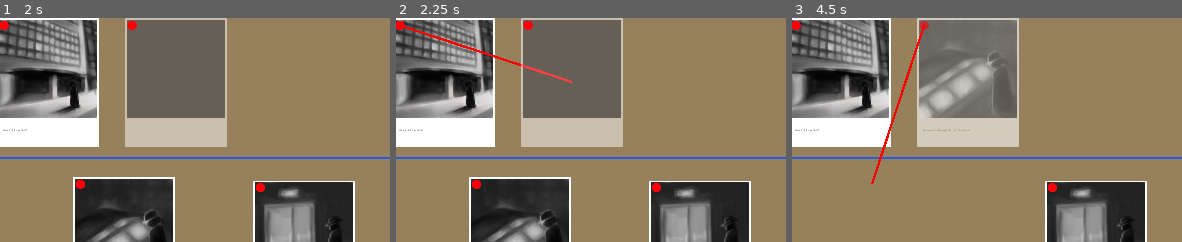
Above: before the commit, frames 1-3 (left to right).
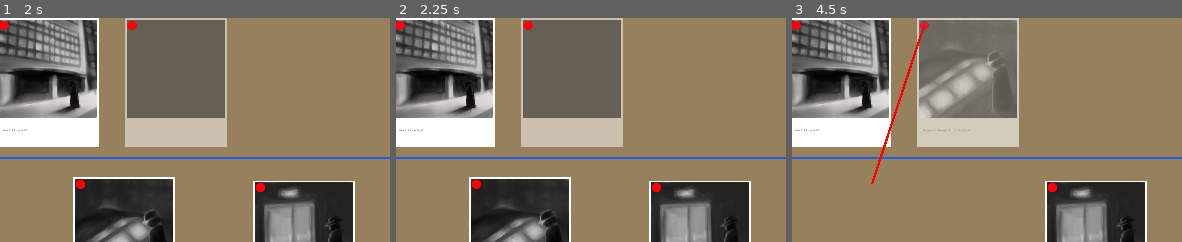
Above: after the commit, the same moments.

Repository: IanWark/VGADGameJamWinter2019
Game: Godot game, scene res://scenes/game_screen.tscn
Same seed, same stepped clock (60 frames per second), same inputs: the game is played once before the commit and once after it.
Inputs (mouse positions are % of the whole screen's width and height, from its top left):
- Up to frame 1 (2 s): tap Enter at 0.5 s; move the mouse to (11, 18) at 0.52 s; press the mouse at (11, 18) at 0.53 s; tap Space at 1.25 s; move the mouse to (5, 5) at 1.27 s; release the mouse at (5, 5) at 1.28 s; click (5, 5) at 1.35 s
- Up to frame 2 (2.25 s): tap Enter at 2 s; move the mouse to (27, 18) at 2.02 s; press the mouse at (27, 18) at 2.03 s; right-click (27, 18) at 2.1 s
- Up to frame 3 (4.5 s): tap Space at 2.75, 4.25 s; move the mouse to (22, 5) at 2.77 s; release the mouse at (22, 5) at 2.78 s; click (22, 5) at 2.85 s; tap Enter at 3.5 s; move the mouse to (21, 53) at 3.52 s; press the mouse at (21, 53) at 3.53 s; move the mouse to (15, 40) at 4.27 s; release the mouse at (15, 40) at 4.28 s; right-click (15, 40) at 4.35 s
The pictures show only the part of the screen within x 5-55%, y 3-53%; the shares and areas given below are measured in that part.

Frame 1 is identical in both runs. In frame 2, 0.5% of the frame differs, in the area x 2-46%, y 3-30%; in frame 3, nothing differs.

Commit message:
Prevent accidental rapid-fire clicking

Diff:
--- a/scenes/pin.gd
+++ b/scenes/pin.gd
@@ -3,6 +3,7 @@
 onready var s = get_tree().get_root().get_node("Main/strings")
 
 var highlighted = false
+var just_clicked = false
 
 func _ready():
 	# Called when the node is added to the scene for the first time.
@@ -11,33 +12,39 @@
 
 func _process(delta):
 	if (self.highlighted && Input.is_action_pressed("left_click")): #When clicking
-		print("clicked me! My parent is ", get_parent(), "and I am at position ", self.global_position)
-		s.creating_string = true
+		if(!just_clicked):
+			just_clicked = true
+			print(just_clicked)
+			print("clicked me! My parent is ", get_parent(), "and I am at position ", self.global_position)
+			s.creating_string = true
 
-		# If the first pin has been clicked, this is the second click. Finish adding the string
-		if (s.parent1 != null):
-			s.pin2 = self
-			s.parent2 = get_parent()
-			s.creating_string = false
+			# If the first pin has been clicked, this is the second click. Finish adding the string
+			if (s.parent1 != null):
+				s.pin2 = self
+				s.parent2 = get_parent()
+				s.creating_string = false
 
-			if(s.parent1.get_class() == "event" && !s.parent1.locked_event):
-				if(s.parent2.get_class() == "clue"):
-					# One is an event, the other a clue, can make the tie or remove if it exists
-					if(!s.string_exists(s.parent1, s.parent2)):
-						s.strings.append(s.RedString.new(s.pin1, s.pin2, s.parent1, s.parent2))
-			elif(s.parent1.get_class() == "clue"):
-				if(s.parent2.get_class() == "event" && !s.parent2.locked_event):
-					# Other way around, still valid, make the tie or remove if it exists
-					if(!s.string_exists(s.parent1, s.parent2)):
-						s.strings.append(s.RedString.new(s.pin2, s.pin1, s.parent2, s.parent1))
-			# Clean up regardless of if tie was made
-			s.parent1 = null
-			s.parent2 = null
-		else:
-			s.pin1 = self
-			s.parent1 = get_parent()
+				if(s.parent1.get_class() == "event" && !s.parent1.locked_event):
+					if(s.parent2.get_class() == "clue"):
+						# One is an event, the other a clue, can make the tie or remove if it exists
+						if(!s.string_exists(s.parent1, s.parent2)):
+							s.strings.append(s.RedString.new(s.pin1, s.pin2, s.parent1, s.parent2))
+				elif(s.parent1.get_class() == "clue"):
+					if(s.parent2.get_class() == "event" && !s.parent2.locked_event):
+						# Other way around, still valid, make the tie or remove if it exists
+						if(!s.string_exists(s.parent1, s.parent2)):
+							s.strings.append(s.RedString.new(s.pin2, s.pin1, s.parent2, s.parent1))
+				# Clean up regardless of if tie was made
+				s.parent1 = null
+				s.parent2 = null
+			else:
+				s.pin1 = self
+				s.parent1 = get_parent()
 
-		#strings_node.strings.append(strings_node.RedString.new(Vector2(0,0), self.global_position, 0, 0))
+			#strings_node.strings.append(strings_node.RedString.new(Vector2(0,0), self.global_position, 0, 0))
+
+	else:
+		just_clicked = false
 
 func _on_Area2D_mouse_entered():
 	self.highlighted = true
